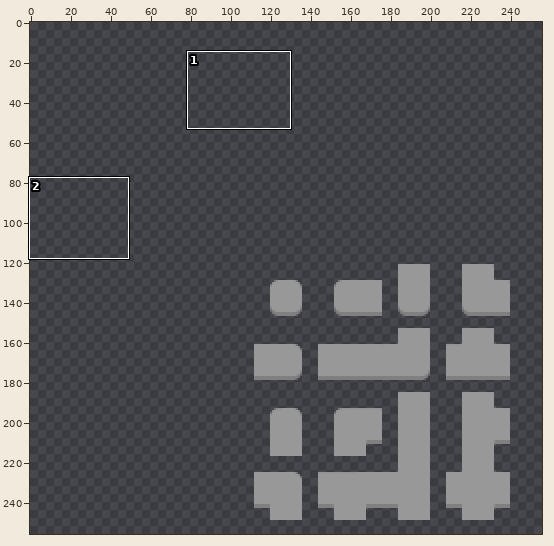
Sprite sheet, stored at assets/street.png. The picture above shows the old version from afar; the outline marks the close-up.
Close-up. Before:
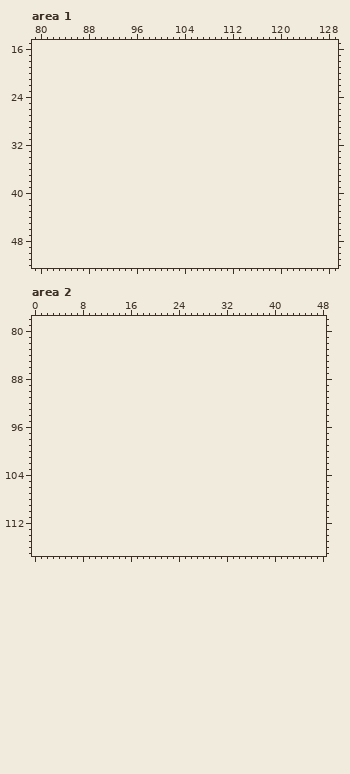
The file is 128x128 pixels. Pixels under 10% opacity are left out. Colours within 5 levels of each other are drawn and written as one. Shown: area 1: x 79..129, y 15..52; area 2: x 0..48, y 78..117. The old version is drawn lined up with the new one, on the new canvas. The commit also changed other parts of the picture, which this record leaves out.
And afterwards:
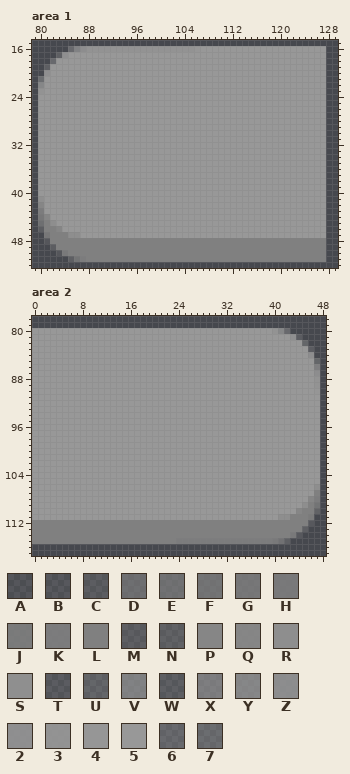
Palette (. is transparent): A #80808042  B #8080804a  C #80808060  D #808080b2  E #808080bb  F #808080c7  G #808080d7  H #808080e1  J #808080e7  K #808080ee  L #808080  M #81818169  N #81818173  P #868686  Q #898989f2  R #8e8e8e  S #919191f9  T #97979742  U #97979760  V #979797bb  W #9898984a  X #989898ad  Y #989898c8  Z #989898dd  2 #989898e3  3 #989898ee  4 #989898f9  5 #989898  6 #99999969  7 #99999973
From old to new:
canvas 128x128 -> 256x256, the old top-left corner now at 112,121
Changed rows in their new state; - is an unchanged pixel.
Area 1:
first column x 80:
16 -----6VZ3333333333333333334555555555555555555555
17 ---W25555555555555555555555555555555555555555555
18 --6555555555555555555555555555555555555555555555
19 -W5555555555555555555555555555555555555555555555
20 -25555555555555555555555555555555555555555555555
21 755555555555555555555555555555555555555555555555
22 Y55555555555555555555555555555555555555555555555
23 355555555555555555555555555555555555555555555555
24 555555555555555555555555555555555555555555555555
25 555555555555555555555555555555555555555555555555
26 555555555555555555555555555555555555555555555555
27 555555555555555555555555555555555555555555555555
28 555555555555555555555555555555555555555555555555
29 555555555555555555555555555555555555555555555555
30 555555555555555555555555555555555555555555555555
31 555555555555555555555555555555555555555555555555
32 555555555555555555555555555555555555555555555555
33 555555555555555555555555555555555555555555555555
34 555555555555555555555555555555555555555555555555
35 555555555555555555555555555555555555555555555555
36 555555555555555555555555555555555555555555555555
37 555555555555555555555555555555555555555555555555
38 555555555555555555555555555555555555555555555555
39 555555555555555555555555555555555555555555555555
40 555555555555555555555555555555555555555555555555
41 S55555555555555555555555555555555555555555555555
42 Q55555555555555555555555555555555555555555555555
43 K55555555555555555555555555555555555555555555555
44 GP5555555555555555555555555555555555555555555555
45 DLR555555555555555555555555555555555555555555555
46 CLLP55555555555555555555555555555555555555555555
47 -GLLLRR55555555555555555555555555555555555555555
48 -ALLLLLLLLLLLLLLLLLLLLLLLLLLLLLLLLLLLLLLLLLLLLLL
49 --CLLLLLLLLLLLLLLLLLLLLLLLLLLLLLLLLLLLLLLLLLLLLL
50 ---AHLLLLLLLLLLLLLLLLLLLLLLLLLLLLLLLLLLLLLLLLLLL
51 -----MFKLLLLLLLLLLLLLLLLLLLLLLLLLLLLLLLLLLLLLLLL
Area 2:
first column x 0:
 80 55555555555555555555555555555555555555553Y6-----
 81 55555555555555555555555555555555555555555552T---
 82 555555555555555555555555555555555555555555555U--
 83 5555555555555555555555555555555555555555555555T-
 84 5555555555555555555555555555555555555555555555Z-
 85 55555555555555555555555555555555555555555555555U
 86 55555555555555555555555555555555555555555555555X
 87 55555555555555555555555555555555555555555555555Z
 88 555555555555555555555555555555555555555555555553
 89 555555555555555555555555555555555555555555555553
 90 555555555555555555555555555555555555555555555554
 91 555555555555555555555555555555555555555555555555
 92 555555555555555555555555555555555555555555555555
 93 555555555555555555555555555555555555555555555555
 94 555555555555555555555555555555555555555555555555
 95 555555555555555555555555555555555555555555555555
 96 555555555555555555555555555555555555555555555555
 97 555555555555555555555555555555555555555555555555
 98 555555555555555555555555555555555555555555555555
 99 555555555555555555555555555555555555555555555555
100 555555555555555555555555555555555555555555555555
101 555555555555555555555555555555555555555555555555
102 555555555555555555555555555555555555555555555555
103 555555555555555555555555555555555555555555555555
104 555555555555555555555555555555555555555555555555
105 555555555555555555555555555555555555555555555555
106 55555555555555555555555555555555555555555555555R
107 55555555555555555555555555555555555555555555555L
108 5555555555555555555555555555555555555555555555PK
109 555555555555555555555555555555555555555555555RLF
110 55555555555555555555555555555555555555555555PLLN
111 55555555555555555555555555555555555555555RRLLLJ-
112 LLLLLLLLLLLLLLLLLLLLLLLLLLLLLLLLLLLLLLLLLLLLLLB-
113 LLLLLLLLLLLLLLLLLLLLLLLLLLLLLLLLLLLLLLLLLLLLLM--
114 LLLLLLLLLLLLLLLLLLLLLLLLLLLLLLLLLLLLLLLLLLLHB---
115 LLLLLLLLLLLLLLLLLLLLLLLLKKKKKKKKKKKKKKKKHEM-----
Changed places in both close-ups, as pixel boxes (x1, y1, x2, y2):
added: (38, 46, 326, 262)
added: (32, 328, 320, 544)
